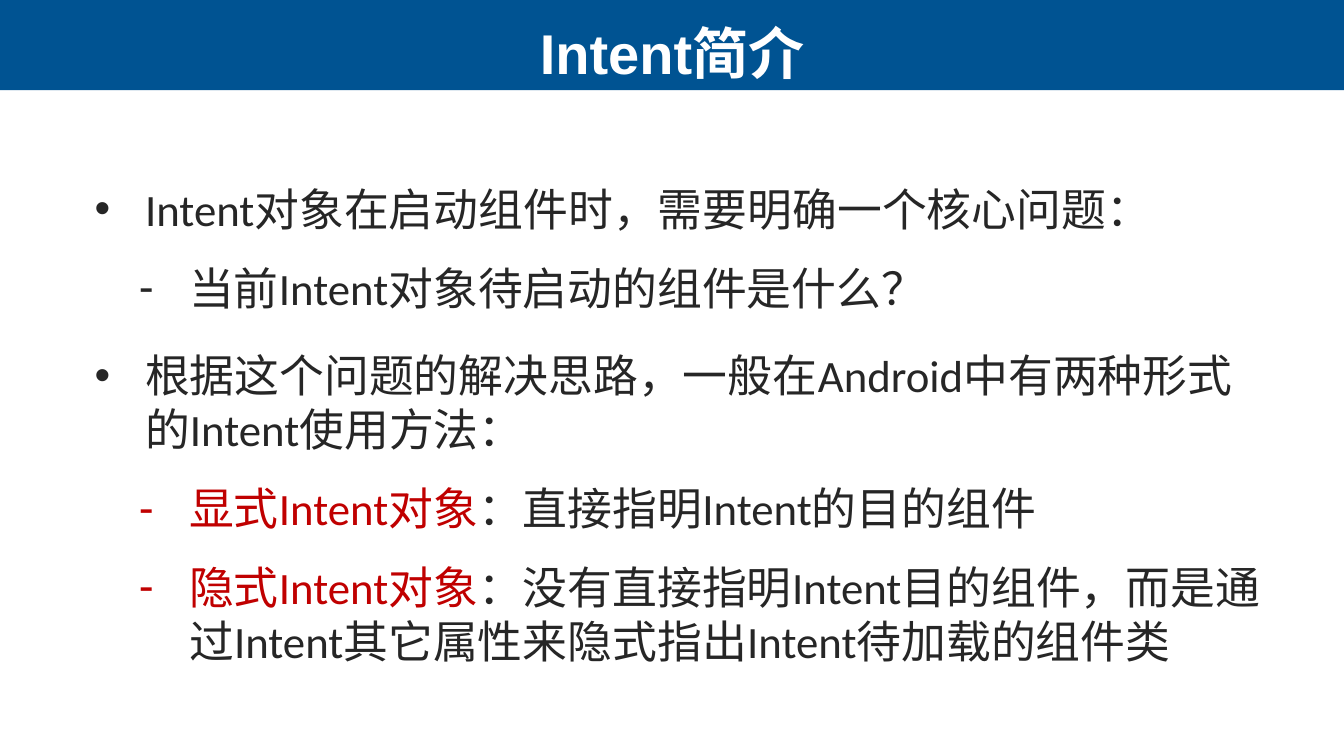
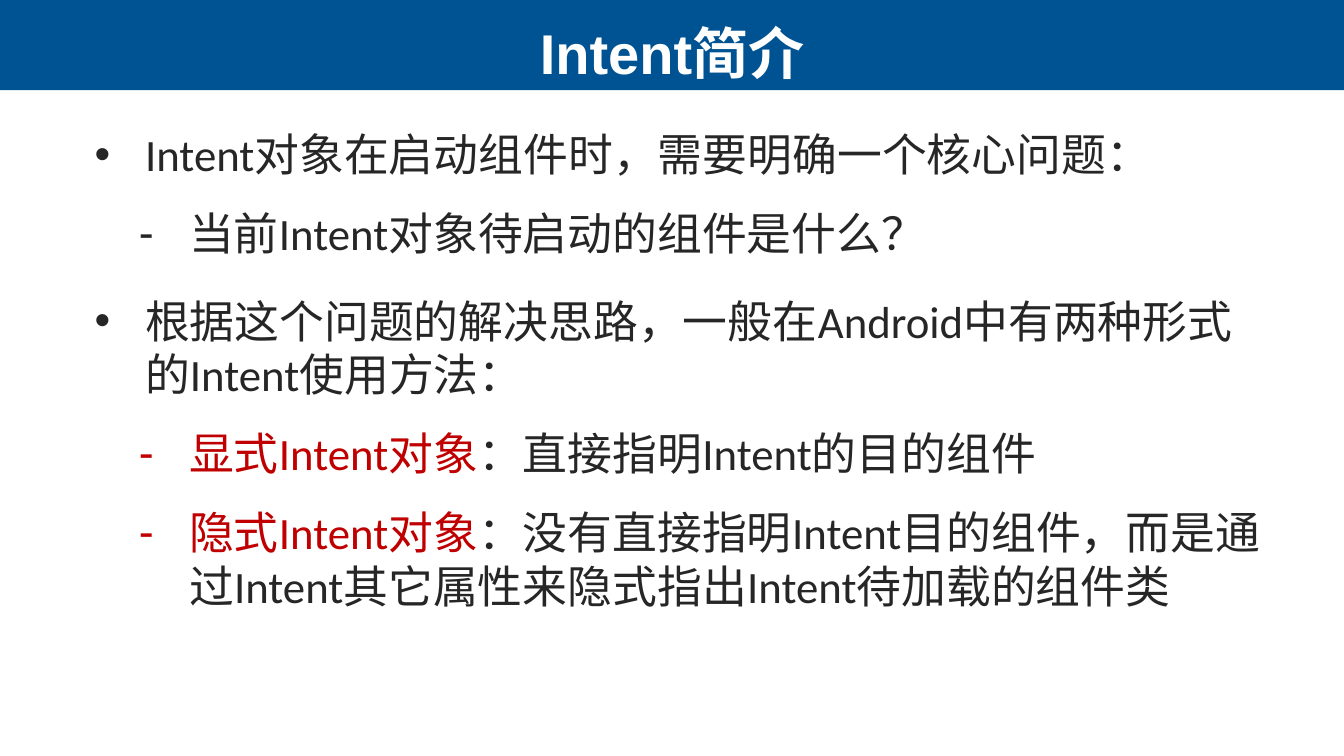
Before and after one commit to lihuanzhen2016/app-testing, a slide deck: slide 8 of PPT/09 Intent的使用.pptx. Drawn at 1344x756 pixels with LibreOffice and Linux fonts; fonts in the diff are those of the drawing. Boxes give left, top, right and bottom in pixels: in the first picture for what was removed or moved away, otherwise in the second. Text is boxed around its words. In the diff, an @@ line names an element or a change of style, - is before the commit and + after.

```diff
--- a/PPT/09 Intent的使用.pptx
+++ b/PPT/09 Intent的使用.pptx
@@ text "Intent对象在启动组件时，需要明确一个核心问题：": place and size @@
-text "Intent对象在启动组件时，需要明确一个核心问题：" at bbox=[145, 189, 1260, 662]
+text "Intent对象在启动组件时，需要明确一个核心问题：" at bbox=[145, 134, 1260, 607]
```
Also in this commit, not shown: 1 other slide changed, 1 other file.
